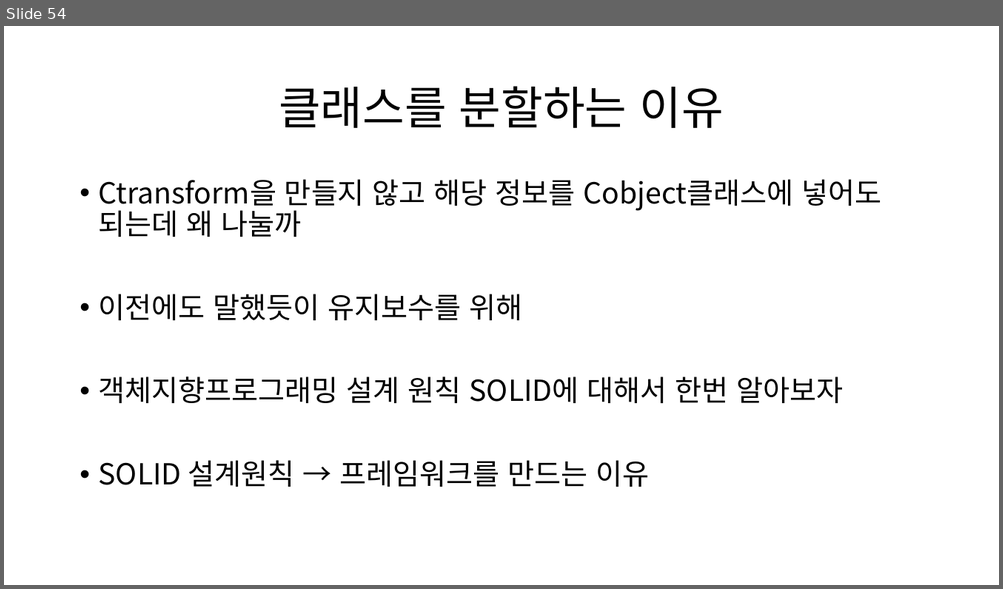
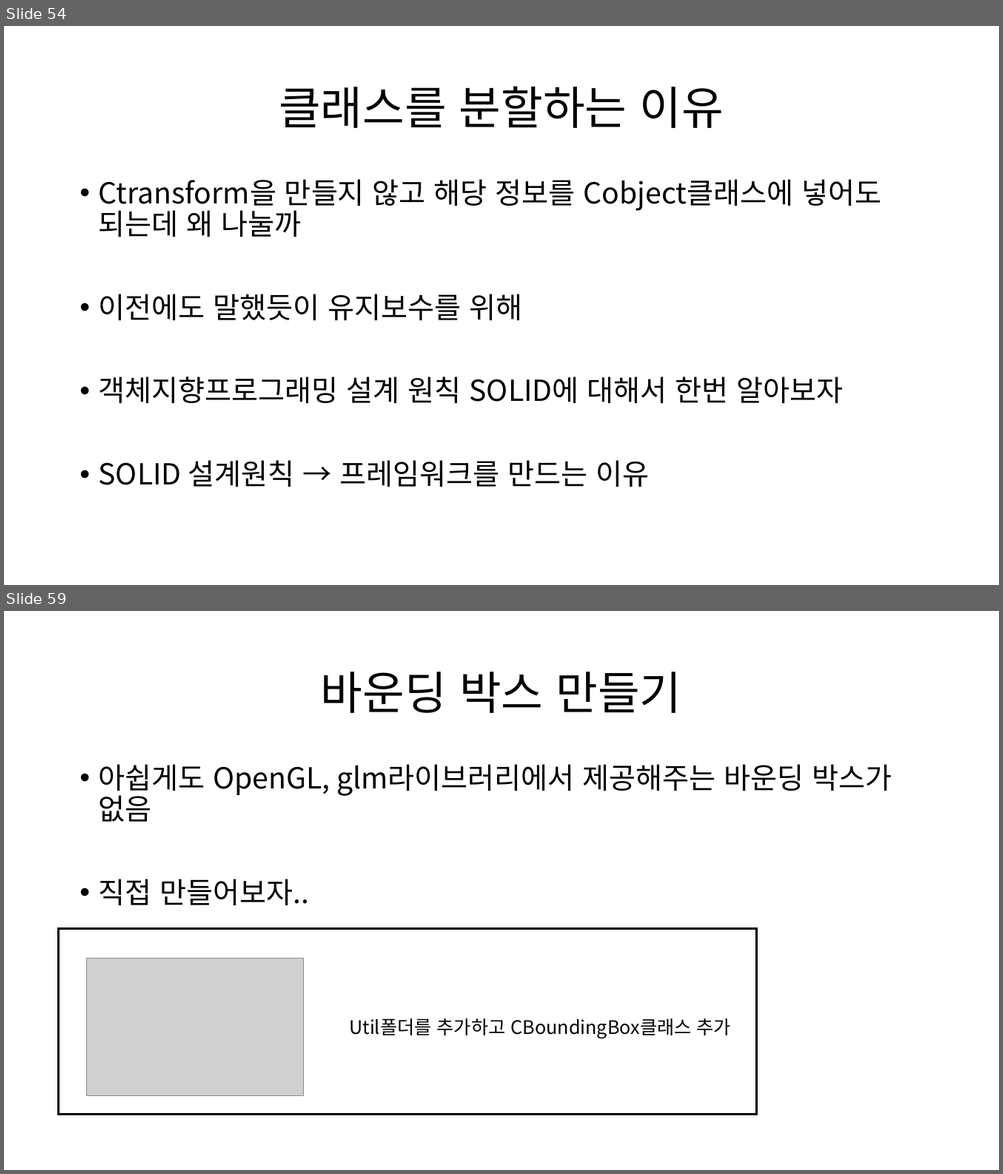
Before and after one commit to Kimseongtae9911/WarpOpenGL, a slide deck: 프레임워크.pptx. Shown one above the other, each under a label of ours: slide 54 before the commit, slides 54 and 59 after it; the slides between them are not shown. The pictures are 1003x589 and 1003x1174 pixels, drawn with LibreOffice and Linux fonts; fonts in the diff are those of the drawing; grey boxes stand for pictures. Boxes give left, top, right and bottom in pixels: in the first picture for what was removed or moved away, otherwise in the second. Text is boxed around its words. In the diff, an @@ line names an element or a change of style, - is before the commit and + after.

Commit message:
바운딩박스 띄우기 완료

```diff
--- a/프레임워크.pptx
+++ b/프레임워크.pptx
@@ slide 59 added at <box>4,611,999,1170</box>, background #FFFFFF @@
@@ title added at <box>321,672,682,713</box>, 44 pt, text #000000 @@
+바운딩 박스 만들기
@@ text added at <box>99,764,892,906</box>, 28 pt, text #000000 @@
+• 아쉽게도 OpenGL, glm라이브러리에서 제공해주는 바운딩 박스가 없음
+• 직접 만들어보자..
@@ rectangle added at <box>59,929,757,1115</box>, outline #000000 2.25 pt @@
@@ picture added at <box>87,959,304,1096</box> @@
@@ text added at <box>349,1019,731,1039</box>, 18 pt, text #000000 @@
+Util폴더를 추가하고 CBoundingBox클래스 추가
```
Also in this commit, not shown: 17 other slides added, 19 other files.
